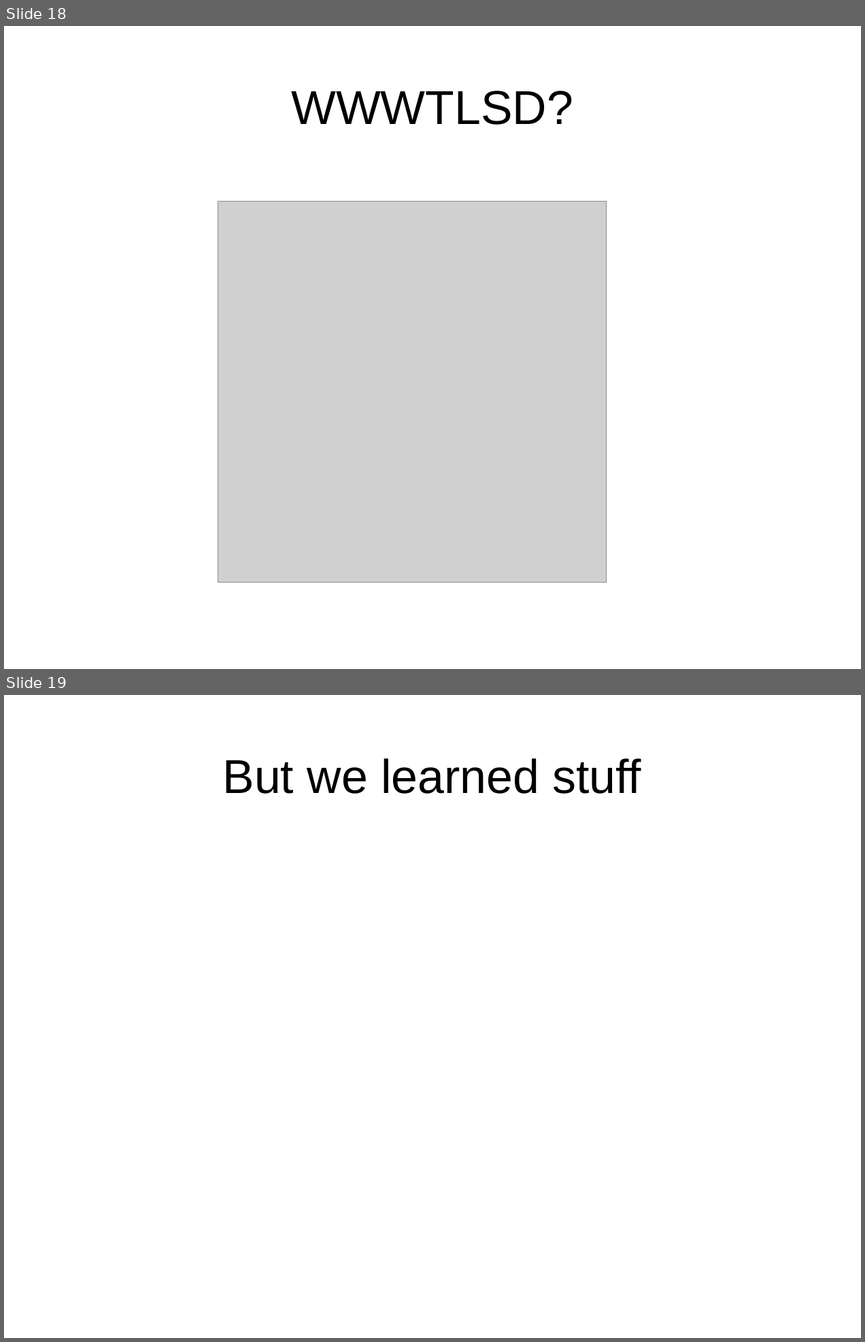
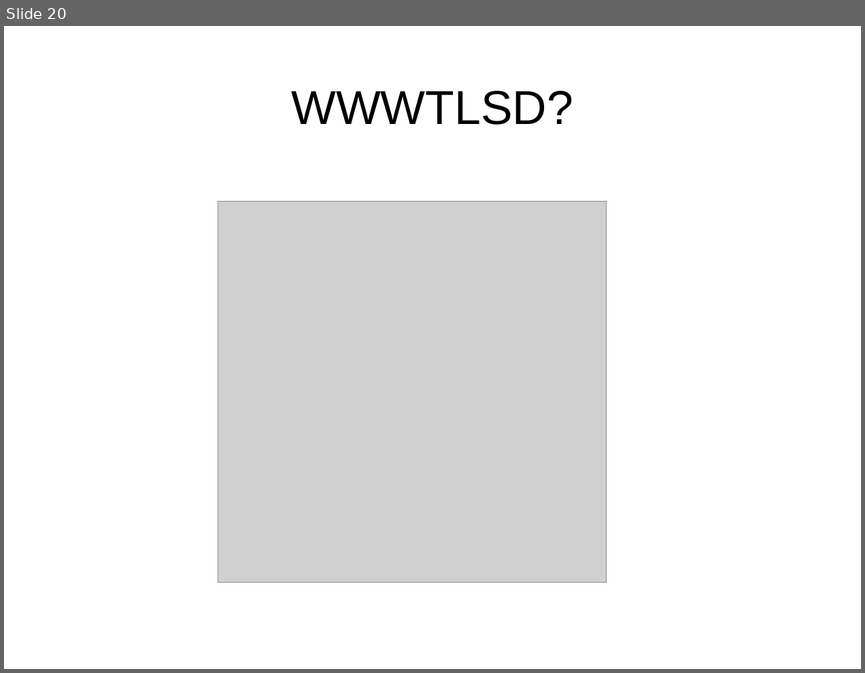
Before and after one commit to philtomson/OSBridge2012Talk, a slide deck: OSBridge2012.odp. Shown one above the other, each under a label of ours: slides 18 and 19 before the commit, slide 20 after it. The pictures are 865x1342 and 865x673 pixels, drawn with LibreOffice and Linux fonts; fonts in the diff are those of the drawing; grey boxes stand for pictures. Boxes give left, top, right and bottom in pixels: in the first picture for what was removed or moved away, otherwise in the second. Text is boxed around its words. In the diff, an @@ line names an element or a change of style, - is before the commit and + after.

```diff
--- a/OSBridge2012.odp
+++ b/OSBridge2012.odp
@@ slide 19 removed at <box>4,695,861,1338</box>, background #FFFFFF @@
@@ title removed at <box>223,758,641,794</box> @@
-But we learned stuff
@@ what was slide 18 is now slide 20 @@
```
Also in this commit, not shown: 2 slides changed, 3 slides added.
